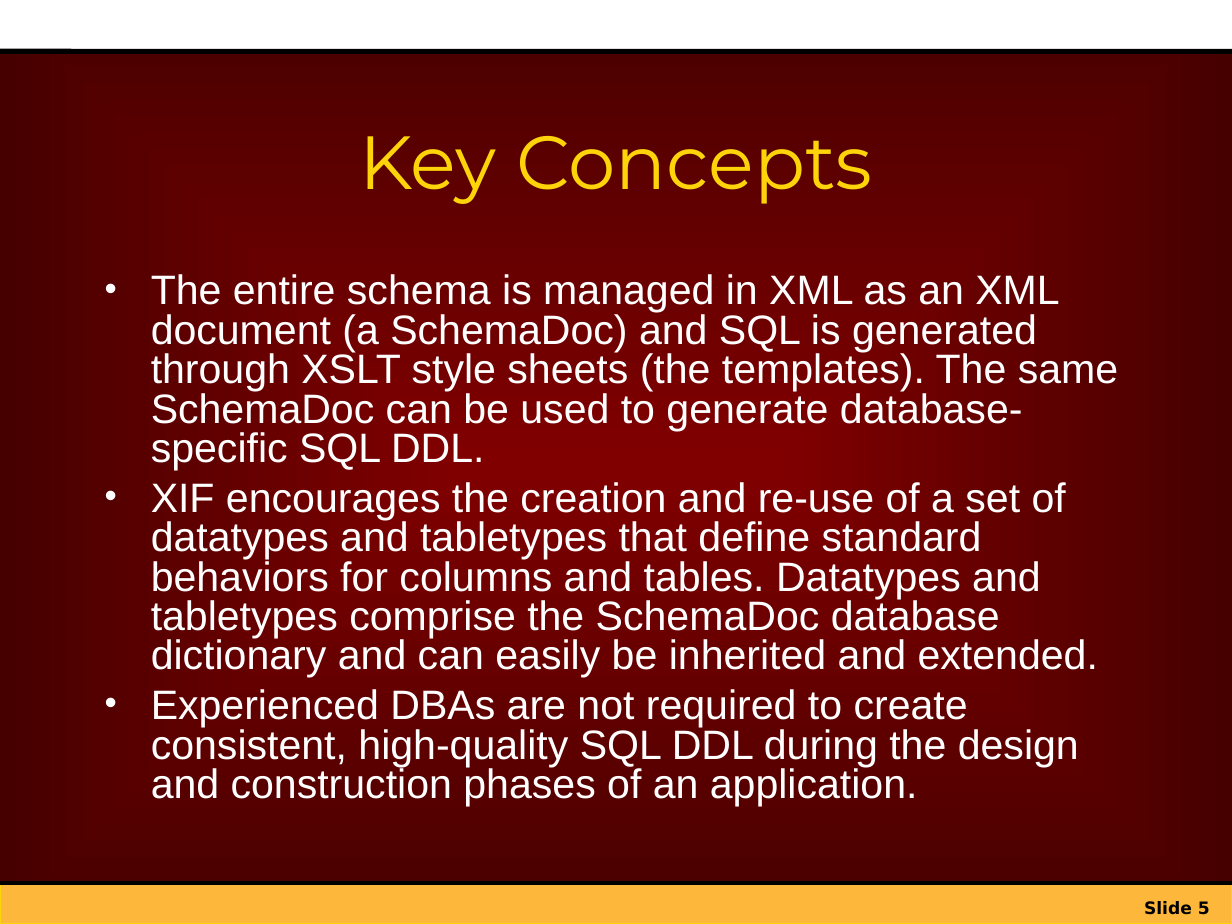
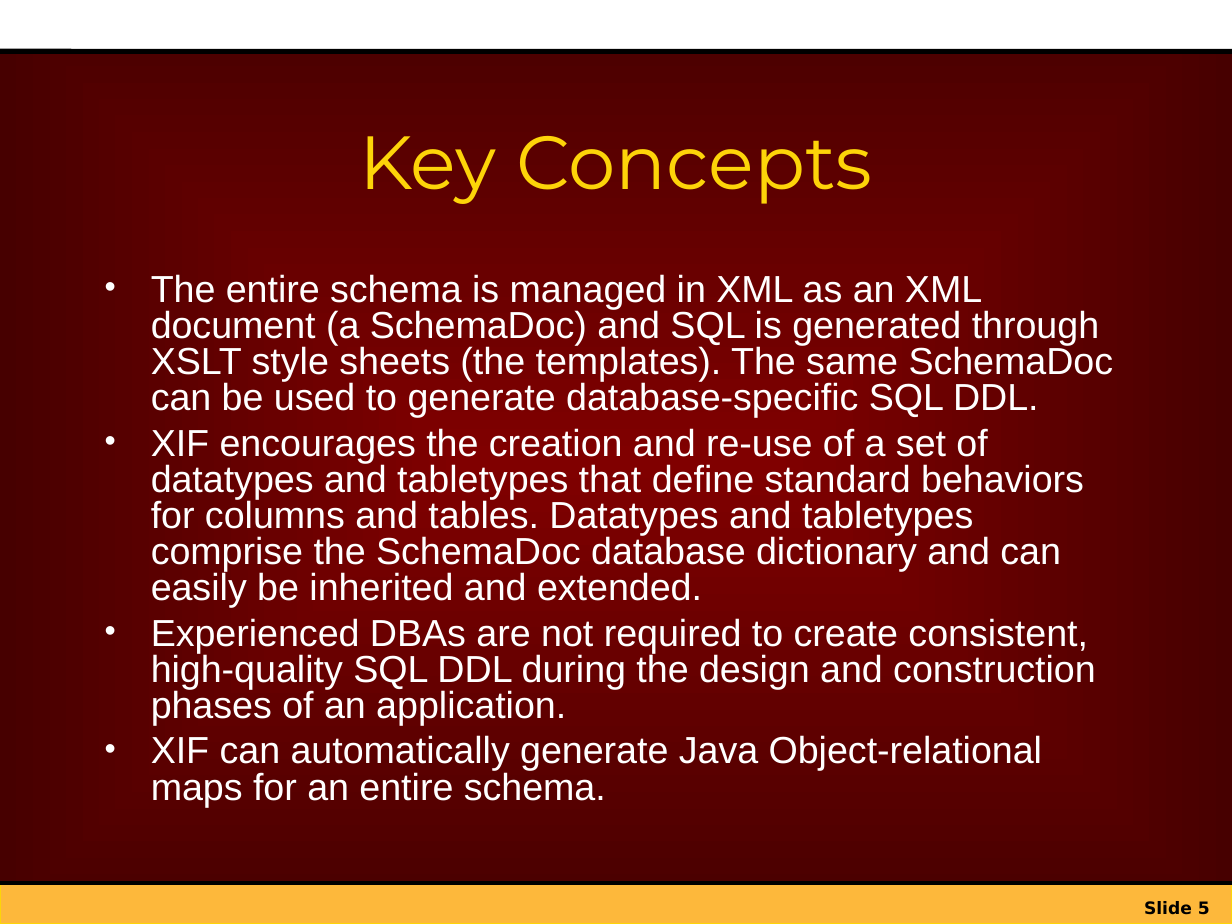
Before and after one commit to netspective/sparx-2001, a slide deck: slide 5 of Framework/web-shared/docs/project/Introduction_to_Sparx_XIF.ppt. Drawn at 1232x924 pixels with LibreOffice and Linux fonts; fonts in the diff are those of the drawing; background and template pictures are left out. Boxes give left, top, right and bottom in pixels: in the first picture for what was removed or moved away, otherwise in the second. Text is boxed around its words. In the diff, an @@ line names an element or a change of style, - is before the commit and + after.

Commit message:
Added some introductory information on the new Java OR mapping features.

```diff
--- a/Framework/web-shared/docs/project/Introduction_to_Sparx_XIF.ppt
+++ b/Framework/web-shared/docs/project/Introduction_to_Sparx_XIF.ppt
@@ text at bbox=[151, 274, 1114, 725]: size 24 to 22 pt in "The entire schema is managed in XML ...", "XIF encourages the creation and re-use of ...", "Experienced DBAs are not required to create ..." @@
@@ text at bbox=[151, 735, 1042, 807]: paragraph added @@
+• XIF can automatically generate Java Object-relational maps for an entire schema.
```
Also in this commit, not shown: 6 other slides changed, 6 slides added.
